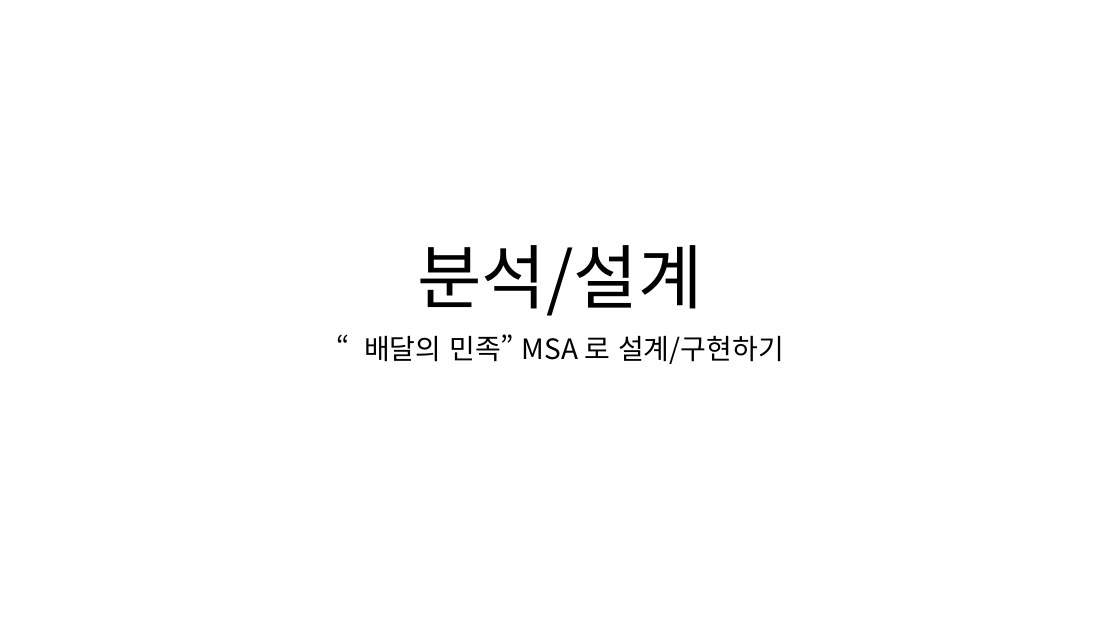
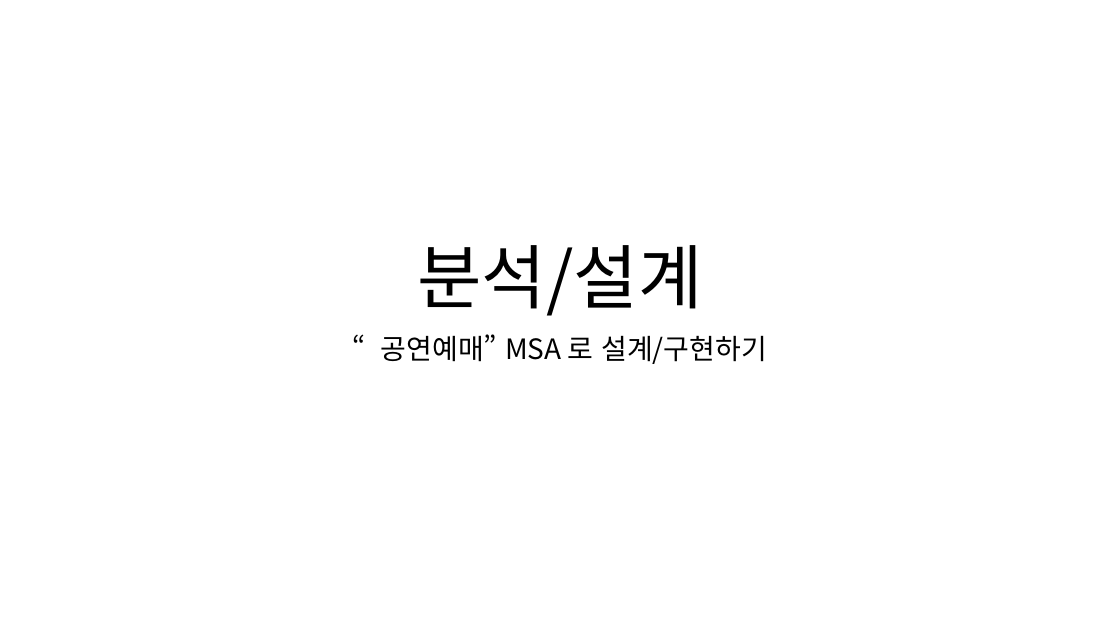
Before and after one commit to rudal13/teamBooking, a slide deck: slide 1 of 실무테스트 sheet.pptx. Drawn at 1120x630 pixels with LibreOffice and Linux fonts; fonts in the diff are those of the drawing. Boxes give left, top, right and bottom in pixels: in the first picture for what was removed or moved away, otherwise in the second. Text is boxed around its words. In the diff, an @@ line names an element or a change of style, - is before the commit and + after.

```diff
--- a/실무테스트 sheet.pptx
+++ b/실무테스트 sheet.pptx
@@ subtitle at [381,334,767,364]: text changed @@
-“배달의 민족” MSA 로 설계/구현하기
+“공연예매” MSA 로 설계/구현하기
```
Also in this commit, not shown: 6 other slides changed, 7 slides added, 16 slides removed.
